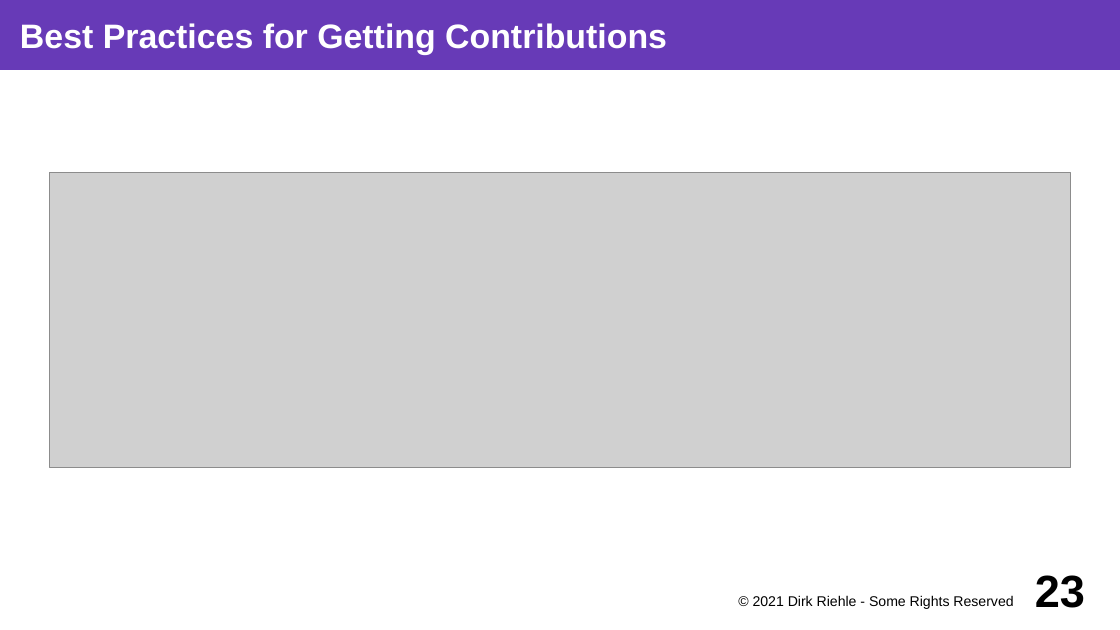
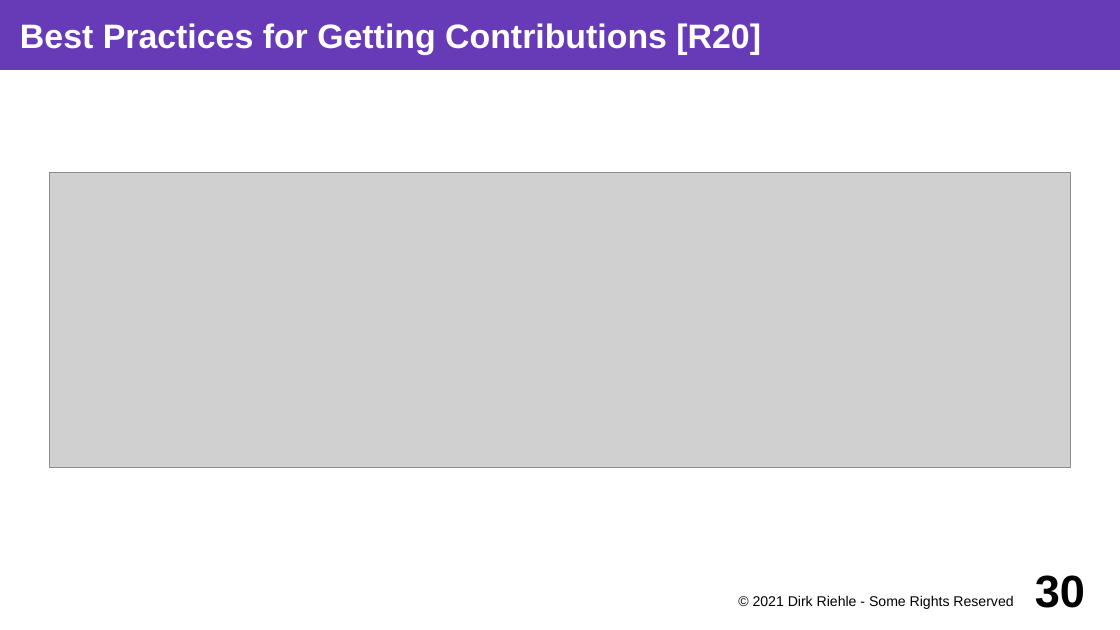
Before and after one commit to dirkriehle/coss-course, a slide deck: slide 30 of Lecture slides/COSS D02 - Research and Startup.odp (slide 23 before the commit). Drawn at 1120x630 pixels with LibreOffice and Linux fonts; fonts in the diff are those of the drawing; grey boxes stand for pictures. Boxes give left, top, right and bottom in pixels: in the first picture for what was removed or moved away, otherwise in the second. Text is boxed around its words. In the diff, an @@ line names an element or a change of style, - is before the commit and + after.

```diff
--- a/Lecture slides/COSS D02 - Research and Startup.odp
+++ b/Lecture slides/COSS D02 - Research and Startup.odp
@@ title at bbox=[20, 23, 761, 55]: text changed @@
-Best Practices for Getting Contributions
+Best Practices for Getting Contributions [R20]
@@ page number at bbox=[1035, 575, 1085, 608]: text changed @@
-23
+30
```
Also in this commit, not shown: 8 other slides changed, 7 slides added, 2 other files.
